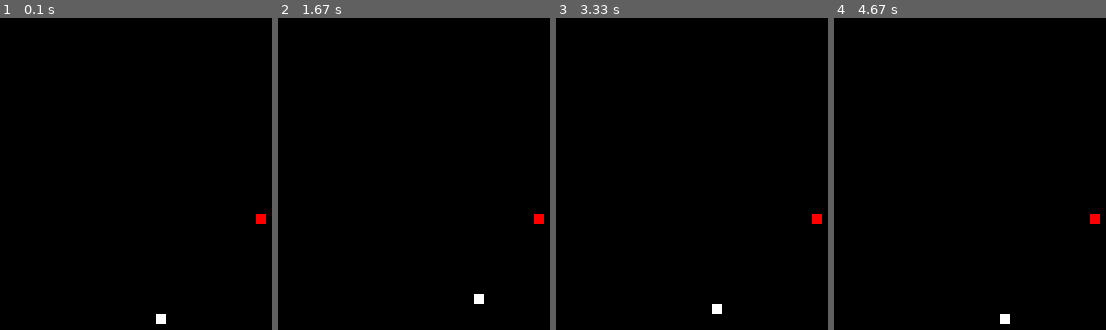
Above: before the commit, frames 1-4 (left to right).
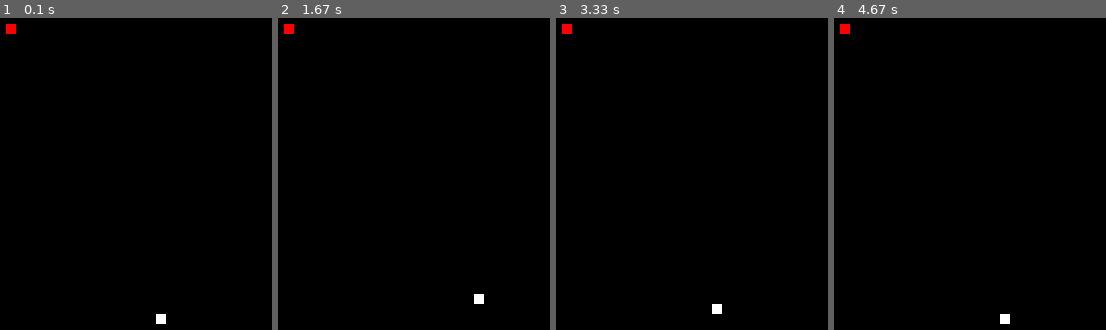
Above: after the commit, the same moments.

Repository: taiane94sb/snake-game-with-pygame
Game: pygame game, started from demo.py
Two runs of this game, one before a commit and one after it. Both use one fixed random seed, a clock stepped at 60 frames per second and the inputs below.
Inputs:
- Up to frame 1 (0.1 s): no input
- Up to frame 2 (1.67 s): hold Right 0.33-0.8 s; hold Up 0.83-1.13 s; hold Right 1.17-1.63 s
- Up to frame 3 (3.33 s): hold Left 1.67-2.2 s; hold Down 2.23-2.53 s; hold Left 2.57-2.97 s; hold Up from 3 s (still down)
- Up to frame 4 (4.67 s): release Up at 3.37 s; hold Right 3.4-4.03 s; hold Down 4.07-4.43 s; hold Left from 4.47 s (still down)

The runs differ from the first frame. In frame 1, 0.2% of the frame differs, in the area x 2-98%, y 1-67%; in frame 2, 0.2%; in frame 3, 0.2%; in frame 4, 0.2%.

Commit message:
Adding Randomness To Food Item

Diff:
--- a/demo.py
+++ b/demo.py
@@ -1,4 +1,5 @@
 import pygame
+import random
 
 
 pygame.init()
@@ -20,6 +21,9 @@
 
 x1_change = 0
 y1_change = 0
+
+foodx = round(random.randrange(0, window_width - 10) / 10) * 10.0
+foody = round(random.randrange(0, window_height - 10) / 10) * 10.0
 
 clock = pygame.time.Clock()
 
@@ -50,7 +54,7 @@
 
         window.fill(black)
 
-    pygame.draw.rect(window, red, [400, 300, 10, 10])  # snake
-    pygame.draw.rect(window, white, [x1, y1, 10, 10])  # food
+    pygame.draw.rect(window, red, [foodx, foody, 10, 10])  # food
+    pygame.draw.rect(window, white, [x1, y1, 10, 10])  # snake
     pygame.display.update()
     clock.tick(30)
